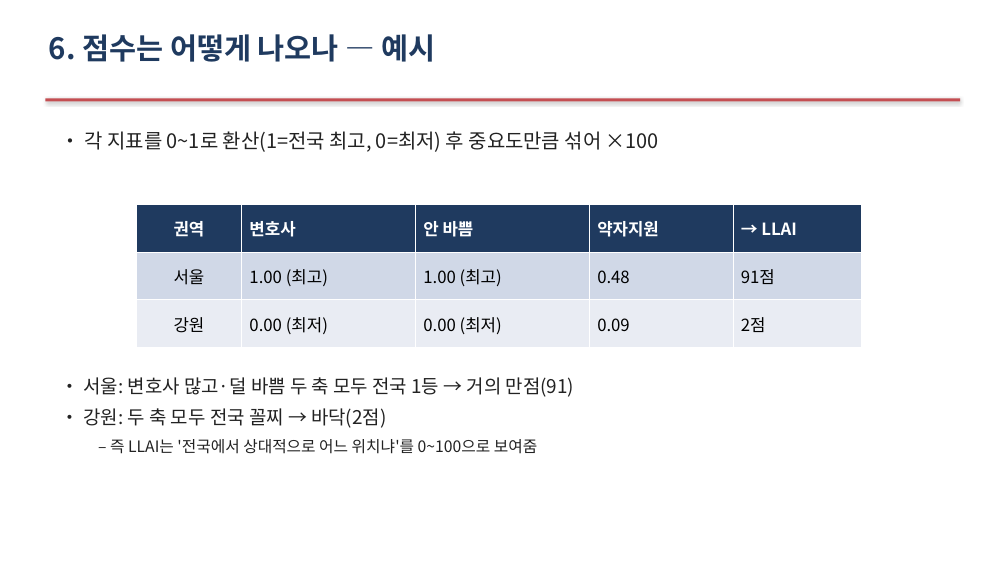
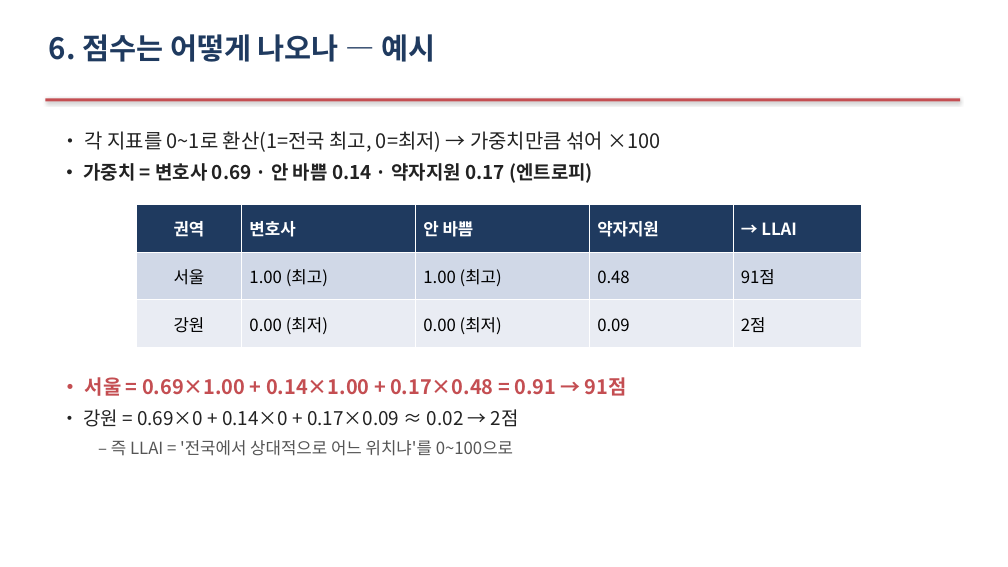
Before and after one commit to Allenkeem/llai-project, a slide deck: slide 9 of reports/발표자료.pptx. Drawn at 1008x567 pixels with LibreOffice and Linux fonts; fonts in the diff are those of the drawing. Boxes give left, top, right and bottom in pixels: in the first picture for what was removed or moved away, otherwise in the second. Text is boxed around its words. In the diff, an @@ line names an element or a change of style, - is before the commit and + after.

```diff
--- a/reports/발표자료.pptx
+++ b/reports/발표자료.pptx
@@ text at box(84, 131, 660, 183): text changed @@
-• 각 지표를 0~1로 환산(1=전국 최고, 0=최저) 후 중요도만큼 섞어 ×100
+• 각 지표를 0~1로 환산(1=전국 최고, 0=최저) → 가중치만큼 섞어 ×100
+• 가중치 = 변호사 0.69 · 안 바쁨 0.14 · 약자지원 0.17 (엔트로피)
@@ text at box(83, 377, 627, 456): text changed; size 18 to 19 pt; text colour #222222 to #C44E52 @@
-• 서울: 변호사 많고·덜 바쁨 두 축 모두 전국 1등 → 거의 만점(91)
-• 강원: 두 축 모두 전국 꼴찌 → 바닥(2점)
-  – 즉 LLAI는 '전국에서 상대적으로 어느 위치냐'를 0~100으로 보여줌
+• 서울 = 0.69×1.00 + 0.14×1.00 + 0.17×0.48 = 0.91 → 91점
+• 강원 = 0.69×0 + 0.14×0 + 0.17×0.09 ≈ 0.02 → 2점
+  – 즉 LLAI = '전국에서 상대적으로 어느 위치냐'를 0~100으로
```
Also in this commit, not shown: 2 other slides changed, 1 other file.
